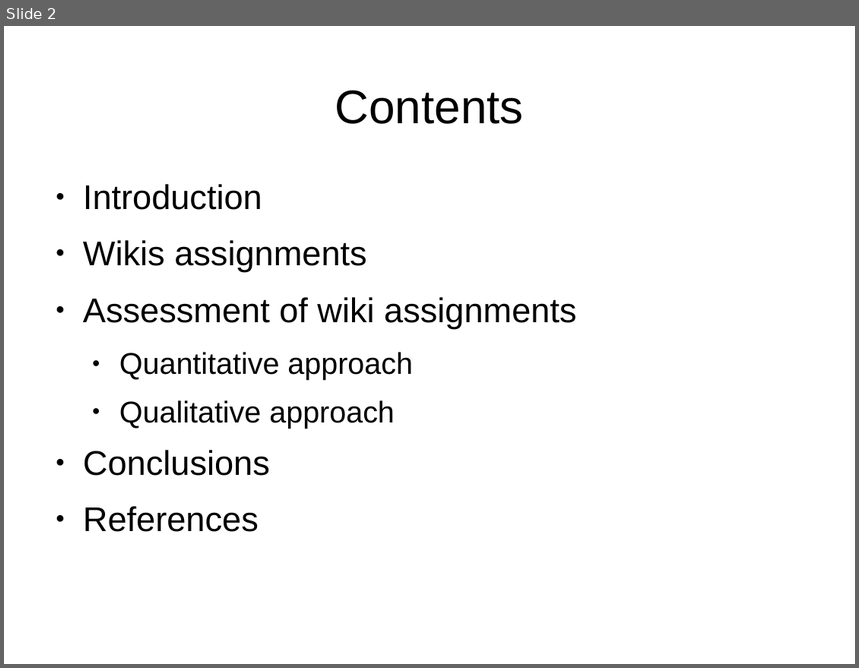
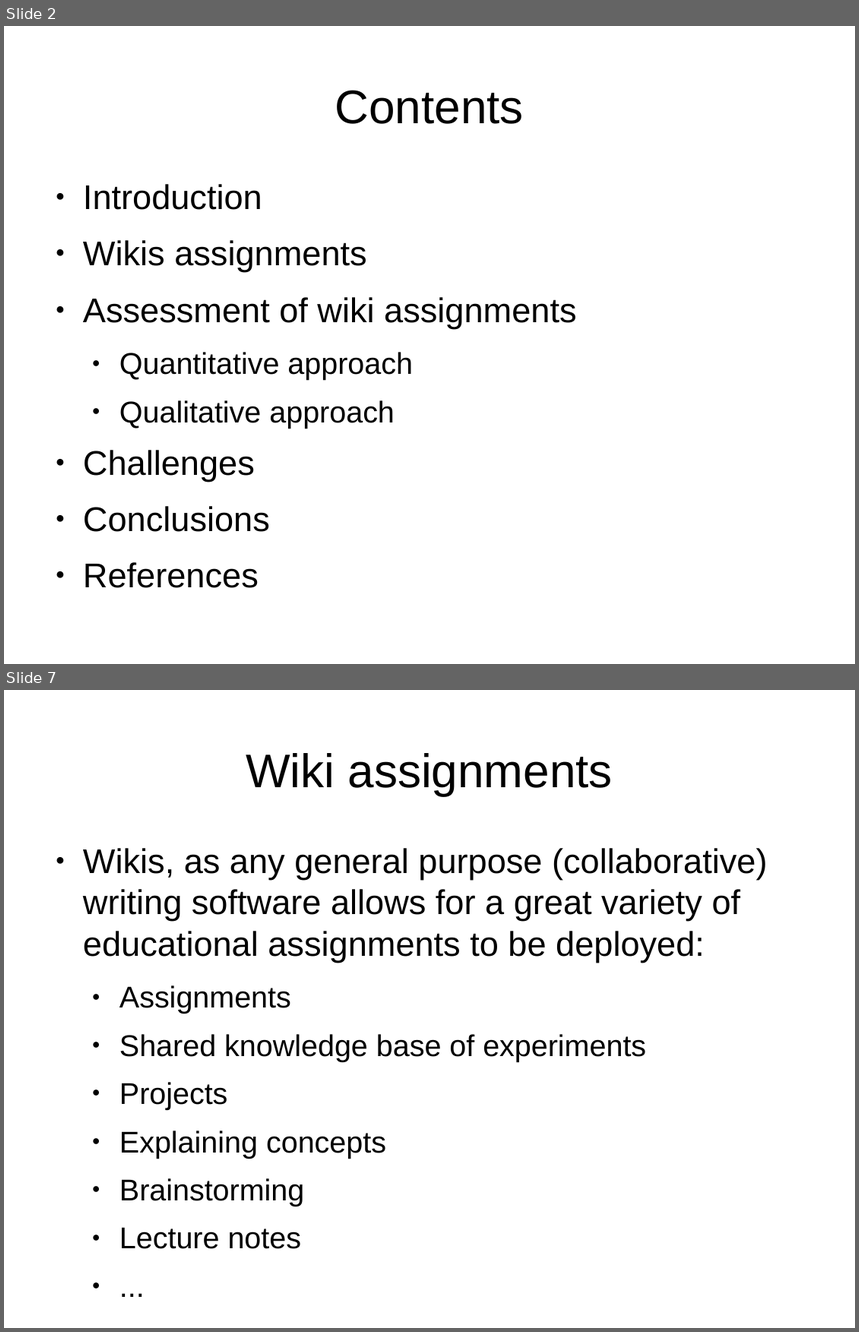
Before and after one commit to DrPantera/wikis4education, a slide deck: brunel-2014/wiki-assessment.odp. Shown one above the other, each under a label of ours: slide 2 before the commit, slides 2 and 7 after it; the slides between them are not shown. The pictures are 859x668 and 859x1332 pixels, drawn with LibreOffice and Linux fonts; fonts in the diff are those of the drawing. Boxes give left, top, right and bottom in pixels: in the first picture for what was removed or moved away, otherwise in the second. Text is boxed around its words. In the diff, an @@ line names an element or a change of style, - is before the commit and + after.

```diff
--- a/brunel-2014/wiki-assessment.odp
+++ b/brunel-2014/wiki-assessment.odp
@@ slide 7 added at bbox=[4, 690, 855, 1328], background #FFFFFF @@
@@ title added at bbox=[246, 753, 613, 796], 44 pt, text #000000 @@
+Wiki assignments
@@ text added at bbox=[83, 848, 767, 1249], 32 pt, text #000000 @@
+● Wikis, as any general purpose (collaborative) writing software allows for a great variety of educational assignments to be deployed:
+  ● Assignments
+  ● Shared knowledge base of experiments
+  ● Projects
+  ● Explaining concepts
+  ● Brainstorming
+  ● Lecture notes
+  ● ...
@@ slide 2 changed as well @@
@@ text at bbox=[83, 450, 255, 481]: paragraph added @@
+● Challenges
```
Also in this commit, not shown: 2 other slides changed, 30 other slides added, 5 slides removed.
